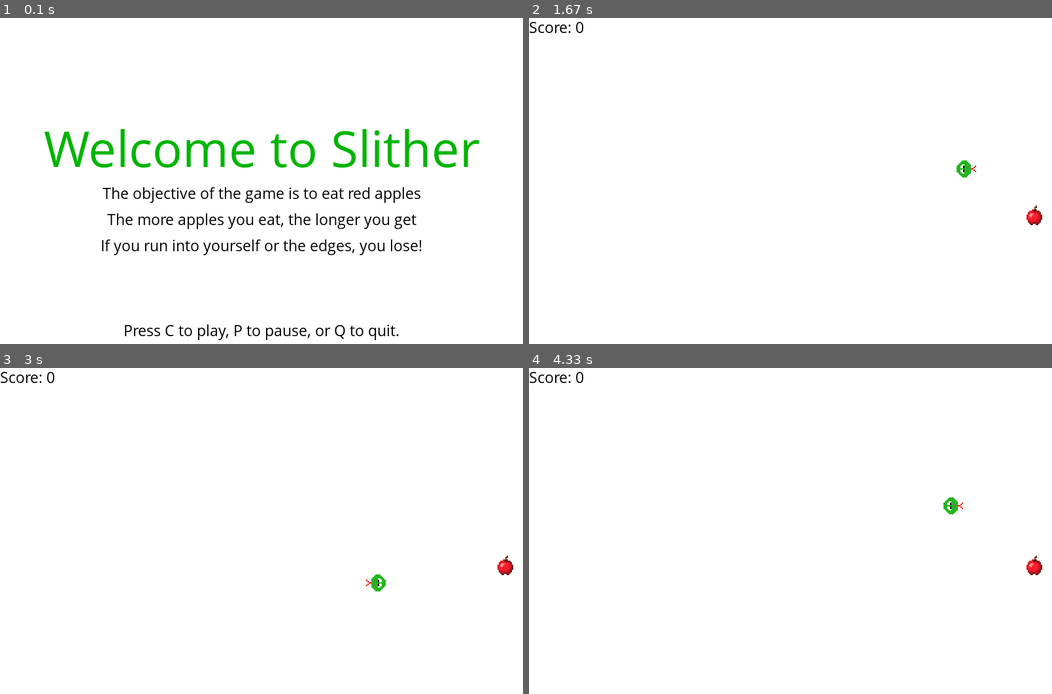
Above: before the commit, frames 1-4 (two rows, left to right).
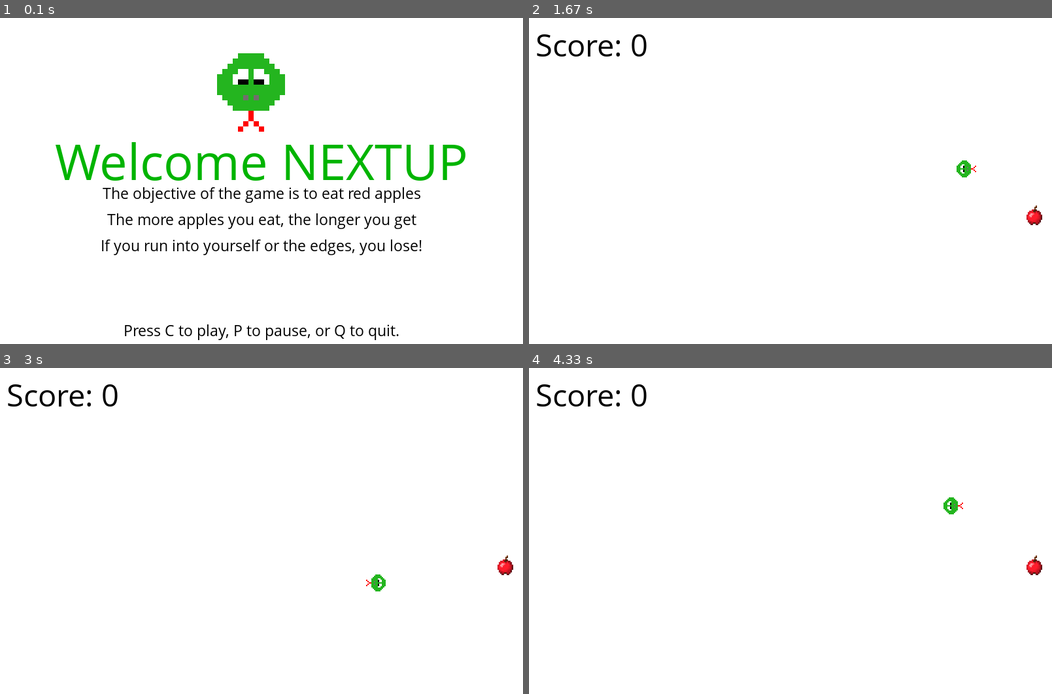
Above: after the commit, the same moments.

Repository: chk18/snake_pygame
Game: pygame game, started from source.py
Same seed, same stepped clock (60 frames per second), same inputs: the game is played once before the commit and once after it.
Inputs:
- Up to frame 1 (0.1 s): no input
- Up to frame 2 (1.67 s): tap C at 0.33 s; hold Right 0.67-1.13 s; hold Up 1.17-1.47 s; hold Right from 1.5 s (still down)
- Up to frame 3 (3 s): release Right at 1.97 s; hold Left 2-2.53 s; hold Down 2.57-2.87 s; hold Left from 2.9 s (still down)
- Up to frame 4 (4.33 s): release Left at 3.3 s; hold Up 3.33-3.7 s; hold Right from 3.73 s (still down)

The runs differ from the first frame. In frame 1, 6.0% of the frame differs, in the area x 8-92%, y 10-50%; in frame 2, 0.5%; in frame 3, 0.5%; in frame 4, 0.5%.

Commit message:
Updated source.py

Diff:
--- a/source.py
+++ b/source.py
@@ -16,6 +16,12 @@
 # Initialized the pygame library
 pygame.init()
 
+####################################
+#                                  #
+#              PART ONE            #
+#           LINES 25 - 33          #
+####################################
+
 # Create variables that define our colors we will need for the game
 black = (0, 0, 0)
 white = (255, 255, 255)
@@ -26,6 +32,10 @@
 display_width = 800
 display_height = 600
 
+######################################
+#           END OF PART ONE          #
+######################################
+
 gameDisplay = pygame.display.set_mode((display_width, display_height))
 pygame.display.set_caption('Slither')
 
@@ -35,6 +45,9 @@
 
 img = pygame.image.load('snake_head.png')
 appleimg = pygame.image.load('apple.jpg')
+alive = pygame.image.load('alive.png')
+dead = pygame.image.load('dead.png')
+
 
 # Define more variables
 clock = pygame.time.Clock()
@@ -83,13 +96,19 @@
         clock.tick(5)
 
 
-# Adding the functionality to keep track of the score
+####################################
+#                                  #
+#              PART TWO            #
+#           LINES 105 - 115        #
+####################################
+
 def score(score):
-    text = smallfont.render("Score: " + str(score), True, black)
-    gameDisplay.blit(text, [0,0])
-
-
-
+    text = medfont.render("Score: " + str(score), True, black)
+    gameDisplay.blit(text, [10,10])
+
+######################################
+#           END OF PART TWO          #
+######################################
 
 def randAppleGen():
     randAppleX = round(random.randrange(0, display_width - AppleThickness))#/10.0)*10.0
@@ -118,34 +137,43 @@
                     pygame.quit()
                     quit()
 
-
+####################################
+#                                  #
+#              PART THREE          #
+#           LINES 155 - 178        #
+####################################
 
         gameDisplay.fill(white)
-        message_to_screen("Welcome to Slither",
-                          green,
-                          -100,
-                          "large")
+
+        gameDisplay.blit(alive, [260,0])
+
+        message_to_screen("Welcome NEXTUP",
+                      green,
+                      -80,
+                      "large")
         message_to_screen("The objective of the game is to eat red apples",
-                          black,
-                          -30,
-                          "small")
+                      black,
+                      -30,
+                      "small")
         message_to_screen("The more apples you eat, the longer you get",
-                          black,
-                          10,
-                          "small")
+                      black,
+                      10,
+                      "small")
         message_to_screen("If you run into yourself or the edges, you lose!",
-                          black,
-                          50,
-                          "small")
+                      black,
+                      50,
+                      "small")
 
         message_to_screen("Press C to play, P to pause, or Q to quit.",
-                          black,
-                          180,
-                          "small")
+                      black,
+                      180,
+                      "small")
         pygame.display.update()
         clock.tick(15)
 
-
+######################################
+#           END OF PART THREE        #
+######################################
 
 def snake(block_size, snakeList):
 
@@ -205,6 +233,13 @@
 
     while not gameEXIT:
 
+
+####################################
+#                                  #
+#              PART FOUR           #
+#           LINES 203 - 214        #
+####################################
+
         while gameOver == True:
             gameDisplay.fill(white)
             message_to_screen("Game over",
@@ -212,11 +247,17 @@
                               y_displace = -50,
                               size = "large")
 
+            gameDisplay.blit(dead, [280,20])
+
             message_to_screen("press C to play again or Q to quit",
                               black,
                               50,
                               size = "medium")
             pygame.display.update()
+
+######################################
+#           END OF PART FOUR         #
+######################################
 
             for event in pygame.event.get():
                 if event.type == pygame.QUIT:
